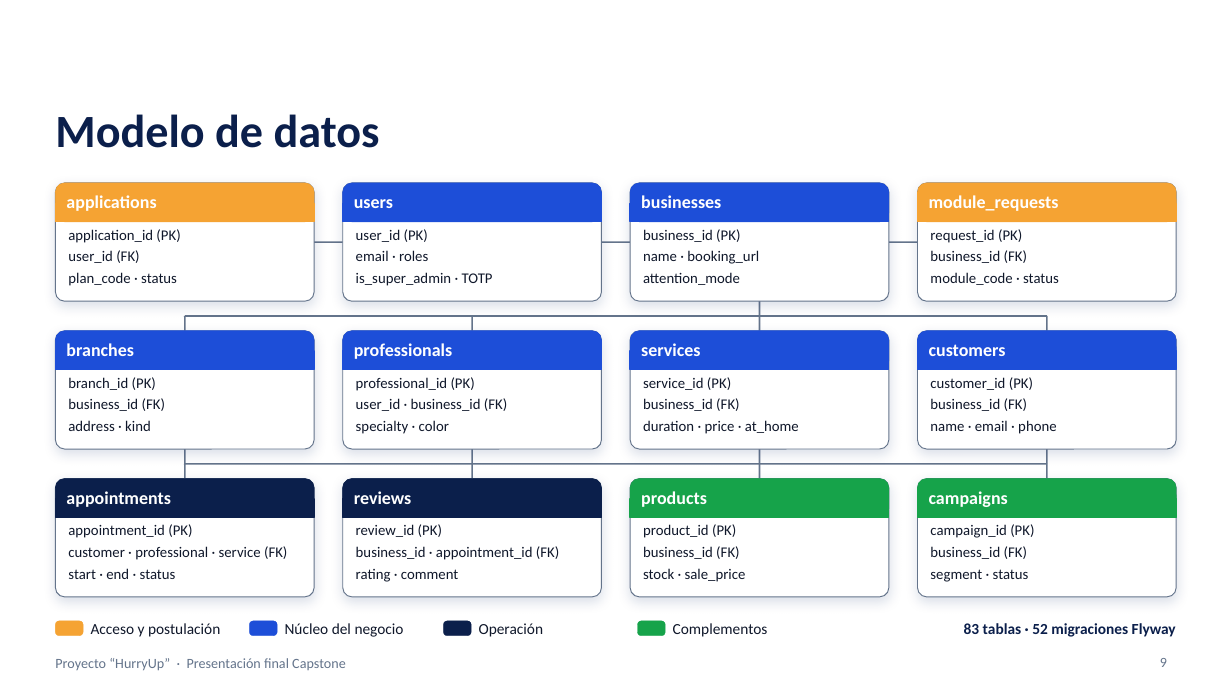
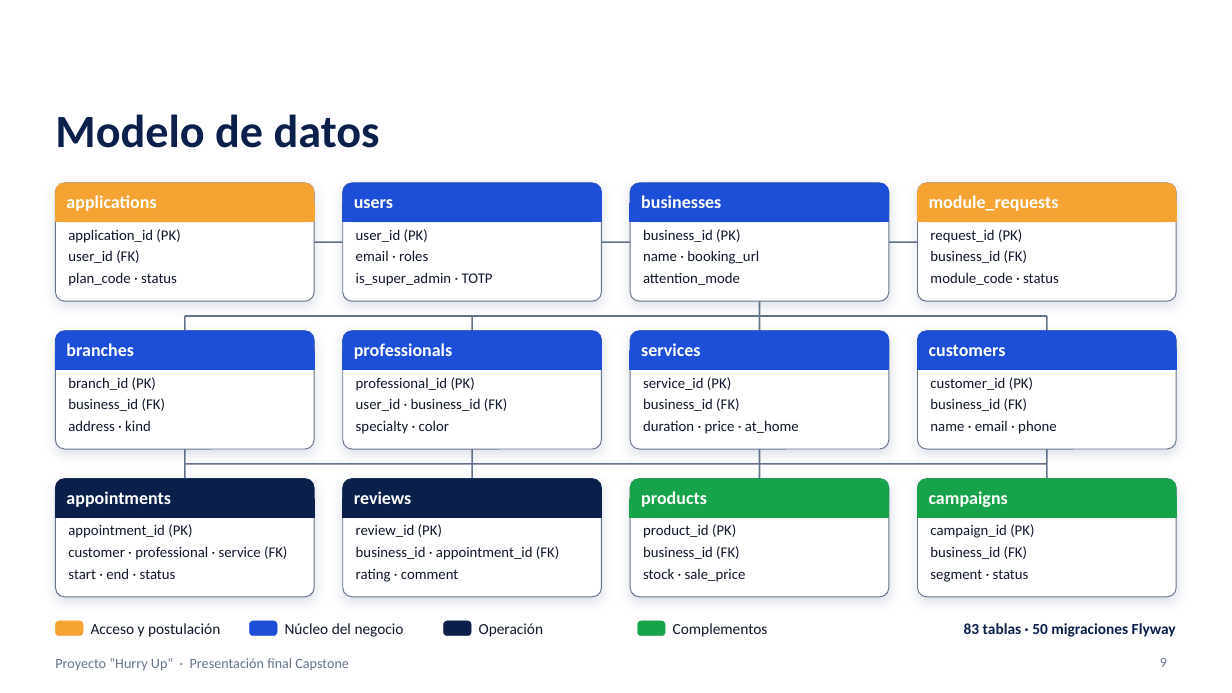
Before and after one commit to Vichobustosss/2026_2_BUSTOS-HEREDIA_CASPTONE_002D_GRUPO_006, a slide deck: slide 9 of Fase 3/Evidencias Grupales/Presentacion_Final_Capstone_HurryUp_GRUPO06.pptx. Drawn at 1232x693 pixels with LibreOffice and Linux fonts; fonts in the diff are those of the drawing; background and template pictures are left out. Boxes give left, top, right and bottom in pixels: in the first picture for what was removed or moved away, otherwise in the second. Text is boxed around its words. In the diff, an @@ line names an element or a change of style, - is before the commit and + after.

Commit message:
docs: actualiza la presentación final editable de Hurry Up

```diff
--- a/Fase 3/Evidencias Grupales/Presentacion_Final_Capstone_HurryUp_GRUPO06.pptx
+++ b/Fase 3/Evidencias Grupales/Presentacion_Final_Capstone_HurryUp_GRUPO06.pptx
@@ text at [964,623,1176,637]: text changed @@
-83 tablas · 52 migraciones Flyway
+83 tablas · 50 migraciones Flyway
@@ text at [55,658,349,671]: spaces changed @@
-Proyecto “HurryUp” · Presentación final Capstone
+Proyecto “Hurry Up” · Presentación final Capstone
```
Also in this commit, not shown: 13 other slides changed.
